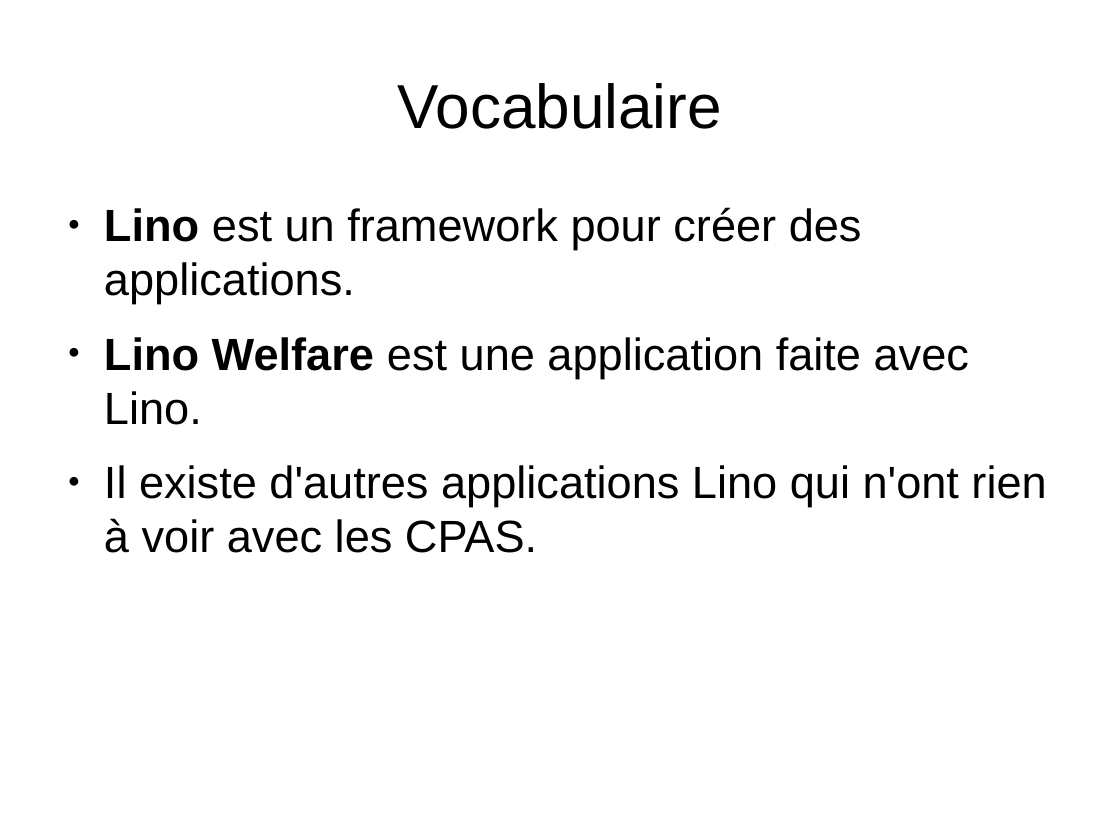
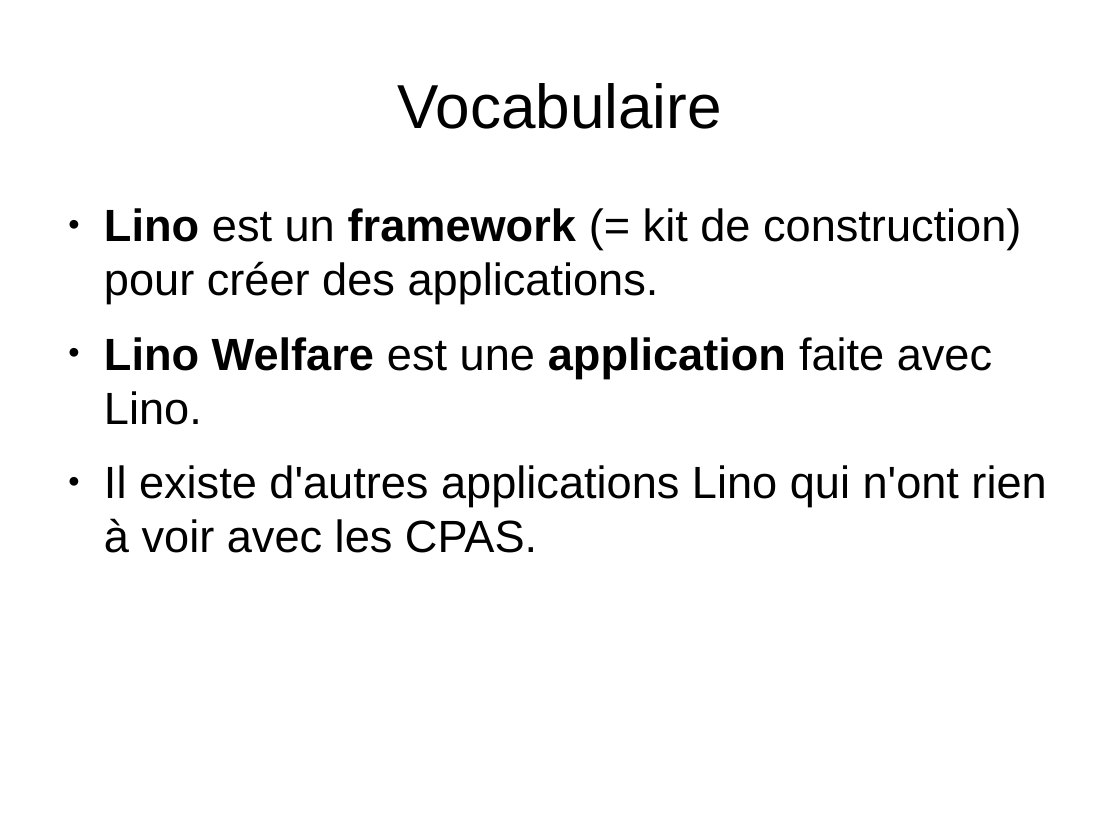
Before and after one commit to lino-framework/welfare, a slide deck: slide 3 of docs_fr/dl/tour_lino_welfare.odp (slide 2 before the commit). Drawn at 1120x840 pixels with LibreOffice and Linux fonts; fonts in the diff are those of the drawing. Boxes give left, top, right and bottom in pixels: in the first picture for what was removed or moved away, otherwise in the second. Text is boxed around its words. In the diff, an @@ line names an element or a change of style, - is before the commit and + after.

```diff
--- a/docs_fr/dl/tour_lino_welfare.odp
+++ b/docs_fr/dl/tour_lino_welfare.odp
@@ text at box(104, 208, 1021, 304): text changed @@
-● Lino est un framework pour créer des applications.
+● Lino est un framework (= kit de construction) pour créer des applications.
@@ text at box(104, 337, 992, 425): bold on in "application" @@
```
Also in this commit, not shown: 11 other slides changed, 17 slides added, 3 other files.
